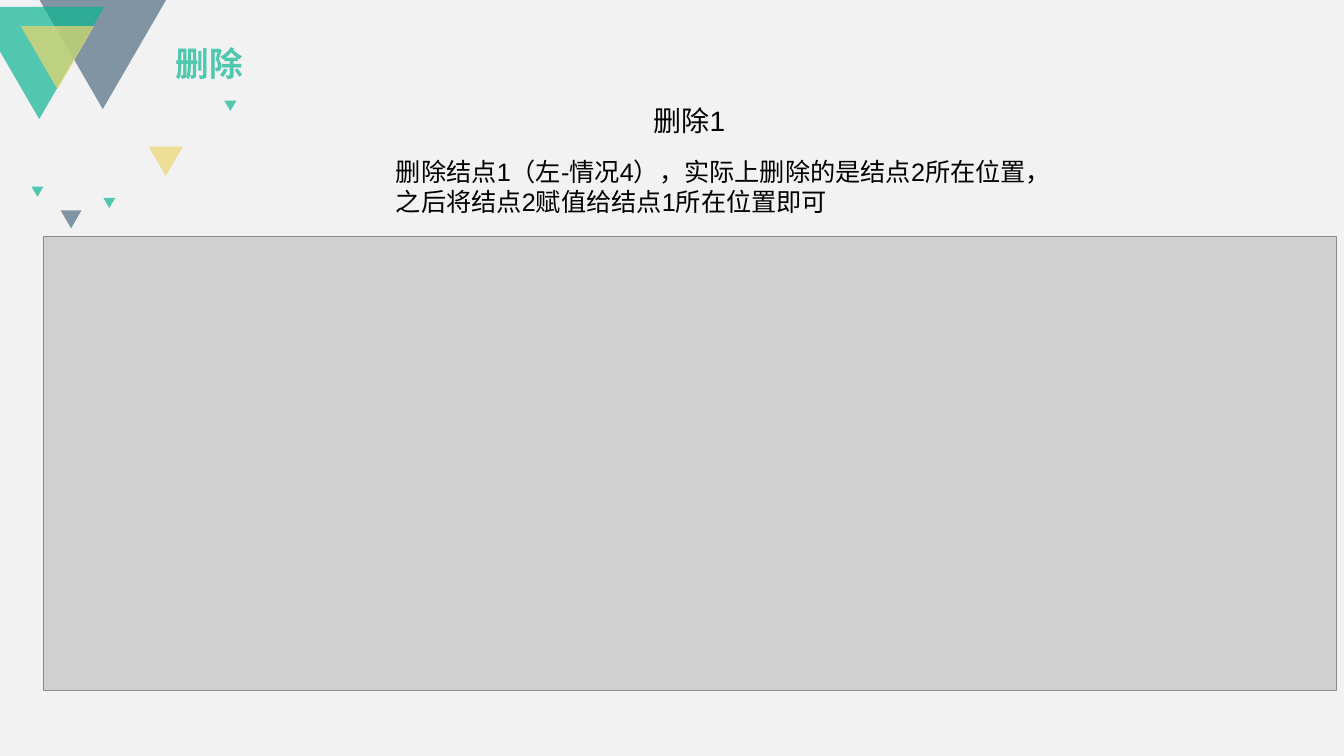
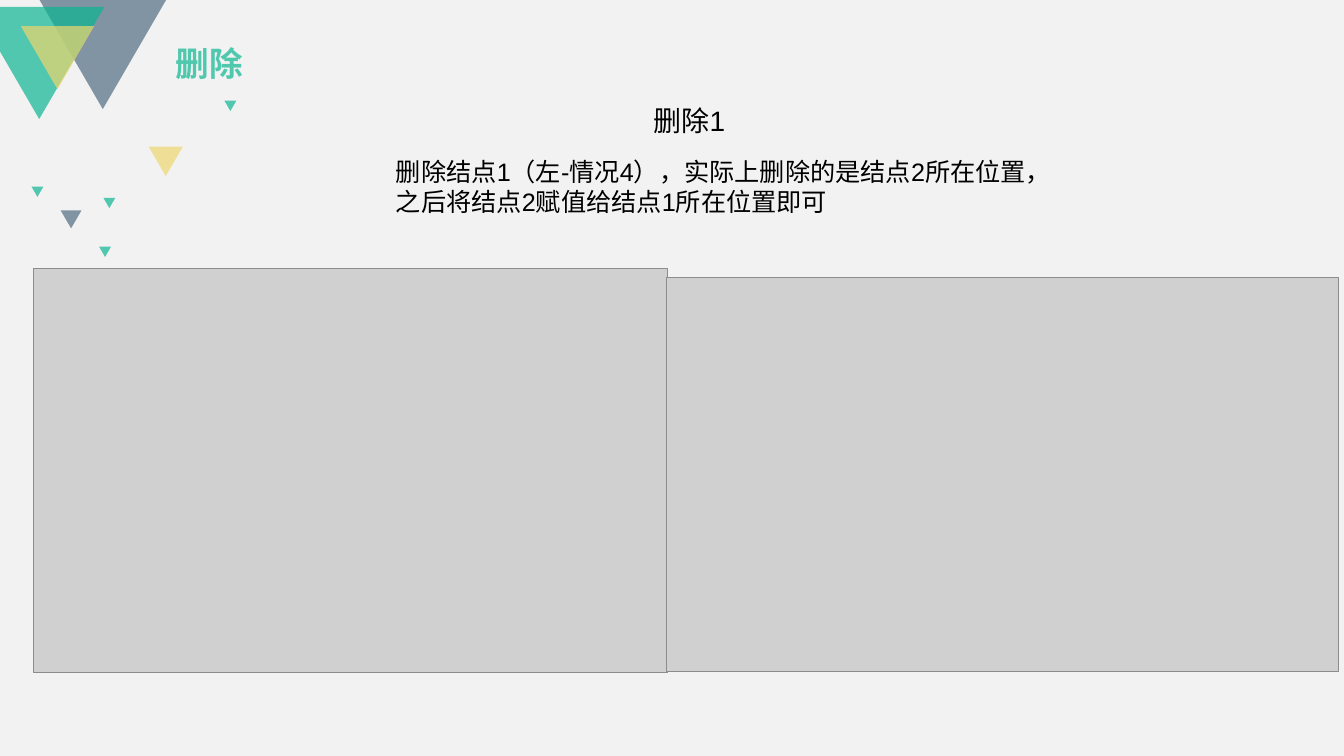
Before and after one commit to tofar/RBTree, a slide deck: slide 36 of 红黑树分享.pptx. Drawn at 1344x756 pixels with LibreOffice and Linux fonts; fonts in the diff are those of the drawing; grey boxes stand for pictures. Boxes give left, top, right and bottom in pixels: in the first picture for what was removed or moved away, otherwise in the second. Text is boxed around its words. In the diff, an @@ line names an element or a change of style, - is before the commit and + after.

```diff
--- a/红黑树分享.pptx
+++ b/红黑树分享.pptx
@@ picture removed at bbox=[43, 236, 1337, 691] @@
@@ picture added at bbox=[34, 268, 667, 673] @@
@@ triangle added at bbox=[99, 247, 111, 257], fill #0CB692 at 70% opacity @@
@@ picture added at bbox=[666, 278, 1339, 671] @@
```
Also in this commit, not shown: 3 other slides changed, 1 other file.
